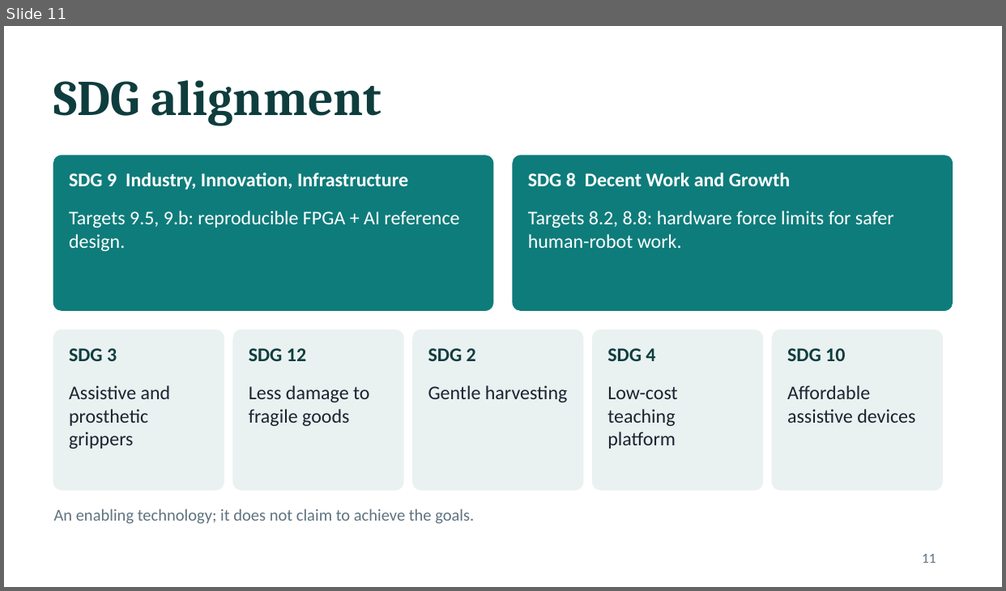
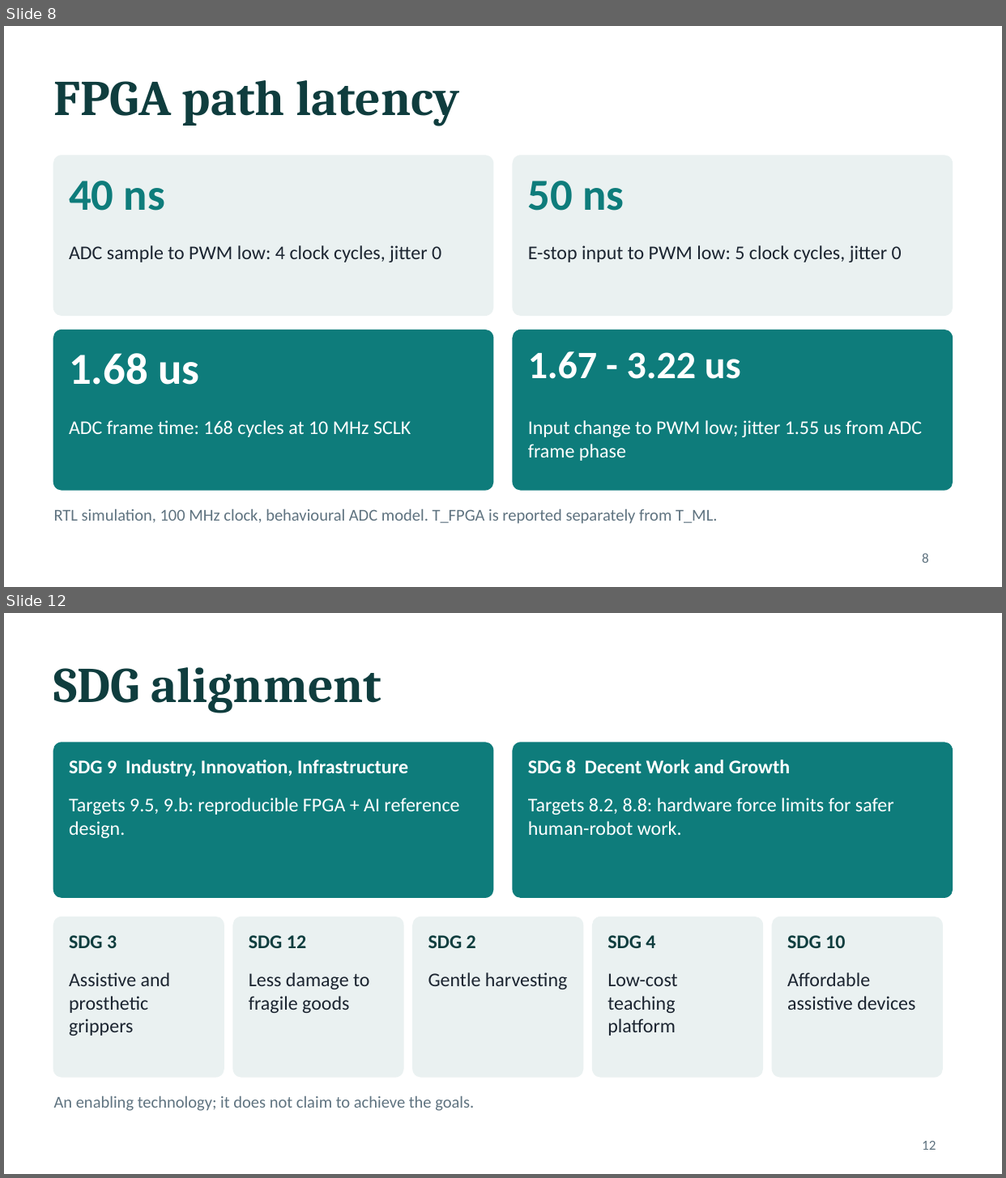
Before and after one commit to sanjiv283/tactile-reflex-system, a slide deck: docs/tactile_reflex_system.pptx. Shown one above the other, each under a label of ours: slide 11 before the commit, slides 8 and 12 after it; the slides between them are not shown. The pictures are 1006x591 and 1006x1178 pixels, drawn with LibreOffice and Linux fonts; fonts in the diff are those of the drawing. Boxes give left, top, right and bottom in pixels: in the first picture for what was removed or moved away, otherwise in the second. Text is boxed around its words. In the diff, an @@ line names an element or a change of style, - is before the commit and + after.

```diff
--- a/docs/tactile_reflex_system.pptx
+++ b/docs/tactile_reflex_system.pptx
@@ slide 8 added at [4, 26, 1002, 587], background #FFFFFF @@
@@ title added at [54, 80, 459, 126], 36 pt, text #0F3D3E, bold @@
+FPGA path latency
@@ rounded rectangle added at [54, 156, 493, 315], fill #EAF1F1, outline #EAF1F1 1 pt @@
@@ rounded rectangle added at [513, 156, 952, 315], fill #EAF1F1, outline #EAF1F1 1 pt @@
@@ text added at [69, 181, 165, 211], 32 pt, text #0E7C7B, bold @@
+40 ns
@@ text added at [528, 181, 624, 211], 32 pt, text #0E7C7B, bold @@
+50 ns
@@ text added at [69, 246, 441, 263], 14 pt, text #1B2430 @@
+ADC sample to PWM low: 4 clock cycles, jitter 0
@@ text added at [528, 246, 901, 263], 14 pt, text #1B2430 @@
+E-stop input to PWM low: 5 clock cycles, jitter 0
@@ rounded rectangle added at [54, 331, 493, 490], fill #0E7C7B, outline #0E7C7B 1 pt @@
@@ rounded rectangle added at [513, 331, 952, 490], fill #0E7C7B, outline #0E7C7B 1 pt @@
@@ text added at [69, 353, 199, 385], 32 pt, text #FFFFFF, bold @@
+1.68 us
@@ text added at [528, 352, 741, 379], 28 pt, text #FFFFFF, bold @@
+1.67 - 3.22 us
@@ text added at [69, 420, 411, 437], 14 pt, text #FFFFFF @@
+ADC frame time: 168 cycles at 10 MHz SCLK
@@ text added at [528, 420, 922, 461], 14 pt, text #FFFFFF @@
+Input change to PWM low; jitter 1.55 us from ADC frame phase
@@ text added at [54, 509, 718, 524], 12 pt, text #5F7380 @@
+RTL simulation, 100 MHz clock, behavioural ADC model. T_FPGA is reported separately from T_ML.
@@ page number added at [922, 553, 929, 563], 10 pt, text #5F7380 @@
+8
@@ what was slide 11 is now slide 12 @@
@@ page number at [922, 1141, 936, 1150]: text changed @@
-11
+12
```
Also in this commit, not shown: 6 slides changed, 6 other slides added, 6 slides removed, 11 other files.
